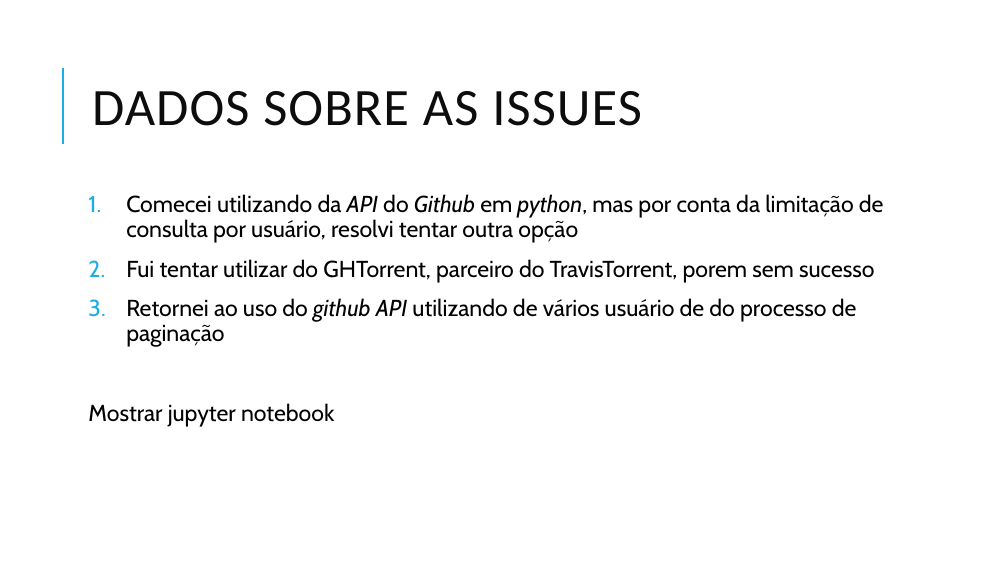
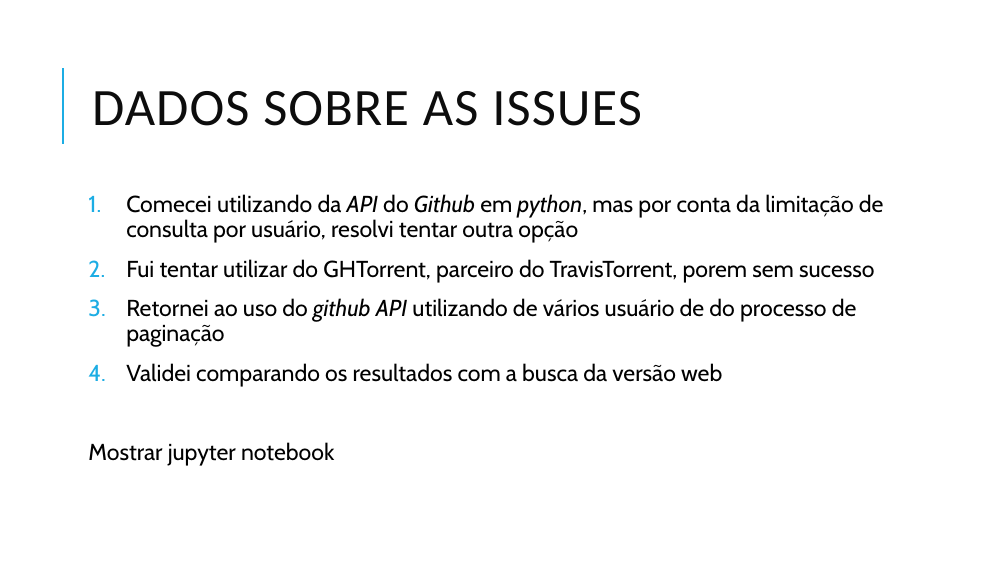
Before and after one commit to diegoandrade-iuv/trabalhoCienciadeDados, a slide deck: slide 9 of Impactos da Entrega Contínua em.pptx. Drawn at 1008x567 pixels with LibreOffice and Linux fonts; fonts in the diff are those of the drawing. Boxes give left, top, right and bottom in pixels: in the first picture for what was removed or moved away, otherwise in the second. Text is boxed around its words. In the diff, an @@ line names an element or a change of style, - is before the commit and + after.

```diff
--- a/Impactos da Entrega Contínua em.pptx
+++ b/Impactos da Entrega Contínua em.pptx
@@ text at [126, 363, 722, 387]: paragraph added @@
+4. Validei comparando os resultados com a busca da versão web
```
Also in this commit, not shown: 1 slide added, 1 other file.
